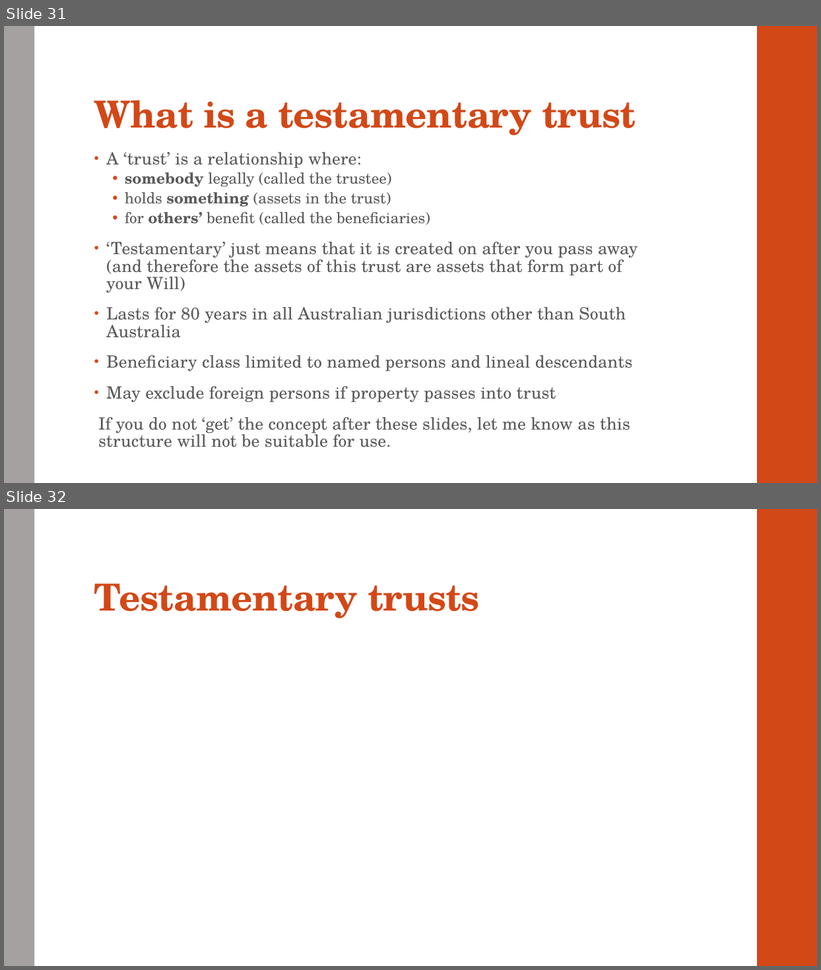
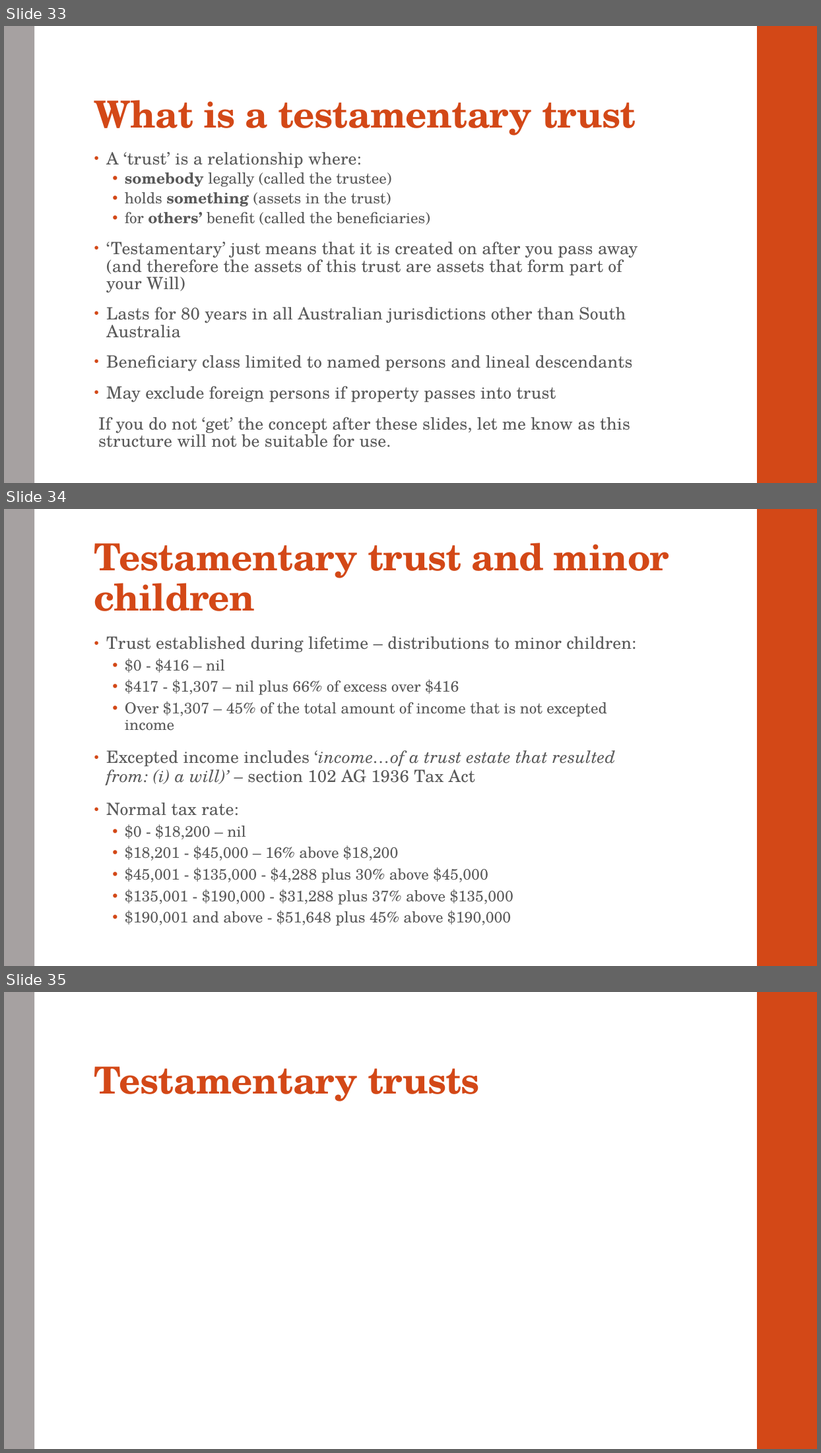
Before and after one commit to dariuschats/dariuschats.github.io, a slide deck: downloadables/other/Estate planning/Estate Planning Meeting Slides.pptx. Shown one above the other, each under a label of ours: slides 31 and 32 before the commit, slides 33, 34 and 35 after it. The pictures are 821x970 and 821x1453 pixels, drawn with LibreOffice and Linux fonts; fonts in the diff are those of the drawing. Boxes give left, top, right and bottom in pixels: in the first picture for what was removed or moved away, otherwise in the second. Text is boxed around its words. In the diff, an @@ line names an element or a change of style, - is before the commit and + after.

```diff
--- a/downloadables/other/Estate planning/Estate Planning Meeting Slides.pptx
+++ b/downloadables/other/Estate planning/Estate Planning Meeting Slides.pptx
@@ slide 34 added at [4, 509, 817, 966], background #FFFFFF; not listed: 2 template elements that a slide beside it also shows @@
@@ title added at [94, 543, 669, 611], 44 pt, text #D34817, bold @@
+Testamentary trust and minor children
@@ text added at [106, 636, 636, 926], 18 pt, text #595959 @@
+• Trust established during lifetime – distributions to minor children:
+  • $0 - $416 – nil
+  • $417 - $1,307 – nil plus 66% of excess over $416
+  • Over $1,307 – 45% of the total amount of income that is not excepted income
+• Excepted income includes ‘income…of a trust estate that resulted from: (i) a will)’ – section 102 AG 1936 Tax Act
+• Normal tax rate:
+  • $0 - $18,200 – nil
+  • $18,201 - $45,000 – 16% above $18,200
+  • $45,001 - $135,000 - $4,288 plus 30% above $45,000
+  • $135,001 - $190,000 - $31,288 plus 37% above $135,000
+  • $190,001 and above - $51,648 plus 45% above $190,000
@@ what was slide 31 is now slide 33 @@
@@ what was slide 32 is now slide 35 @@
```
Also in this commit, not shown: 2 slides changed, 2 other slides added, 3 other files.
